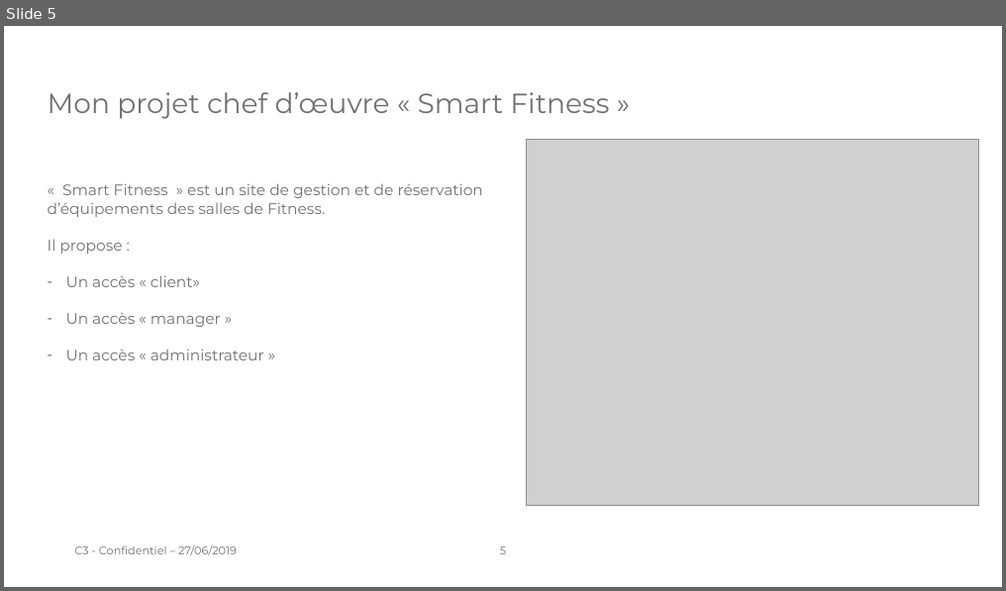
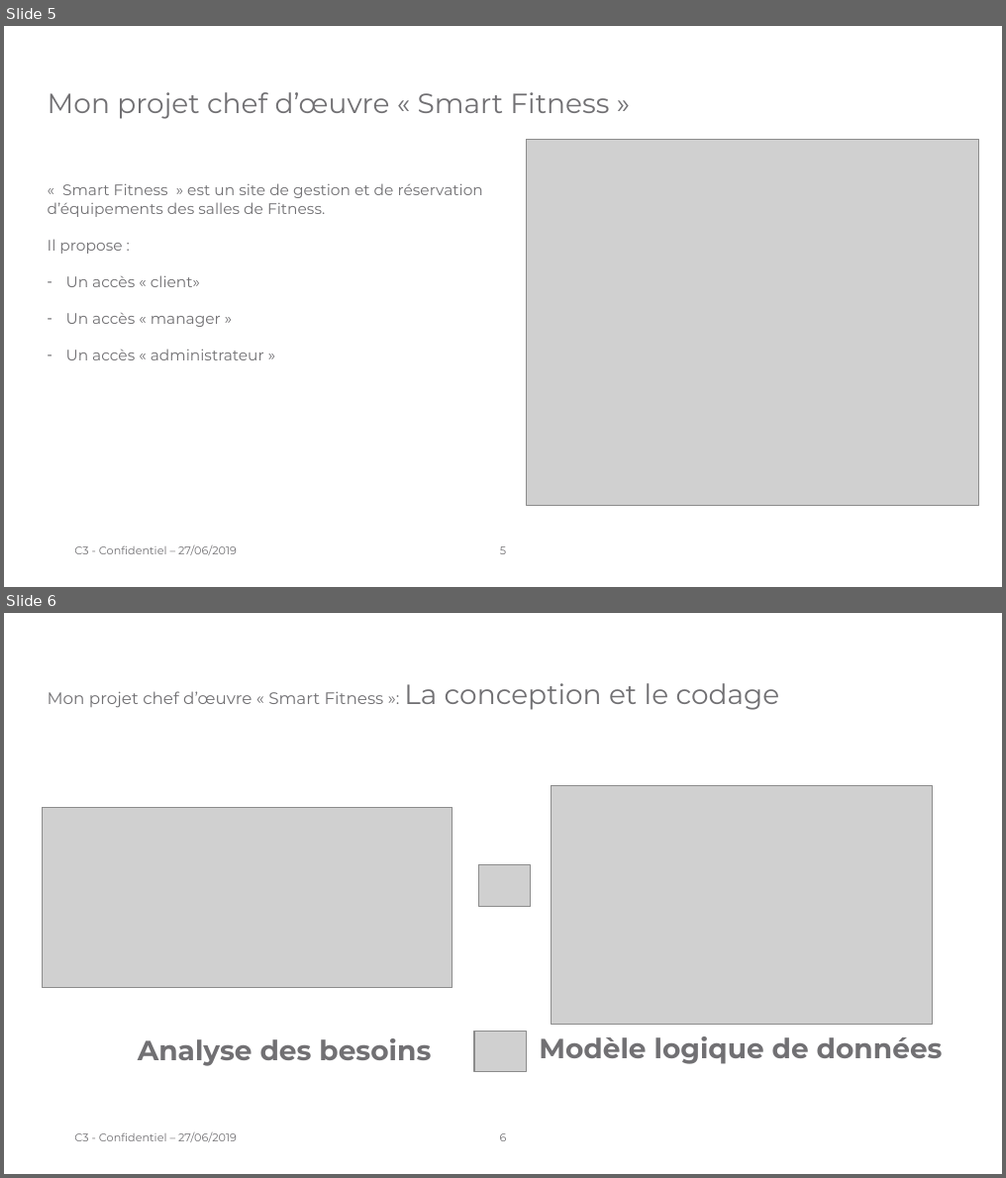
Before and after one commit to laurentpicardLP2/smartFitness, a slide deck: docs/oral/backup/Présentation orale - Projet chef d'œuvre.pptx. Shown one above the other, each under a label of ours: slide 5 before the commit, slides 5 and 6 after it. The pictures are 1006x591 and 1006x1178 pixels, drawn with LibreOffice and Linux fonts; fonts in the diff are those of the drawing; grey boxes stand for pictures; background and template pictures are left out. Boxes give left, top, right and bottom in pixels: in the first picture for what was removed or moved away, otherwise in the second. Text is boxed around its words. In the diff, an @@ line names an element or a change of style, - is before the commit and + after.

```diff
--- a/docs/oral/backup/Présentation orale - Projet chef d'œuvre.pptx
+++ b/docs/oral/backup/Présentation orale - Projet chef d'œuvre.pptx
@@ slide 6 added at [4,613,1002,1174], background #FFFFFF; not listed: 2 template elements that a slide beside it also shows @@
@@ title added at [48,683,780,710], 12 pt, text #717073 @@
+Mon projet chef d’œuvre « Smart Fitness »: La conception et le codage
@@ picture added at [550,785,932,1024] @@
@@ picture added at [42,808,452,988] @@
@@ picture added at [479,865,531,907] @@
@@ title added at [138,1039,431,1066], 20 pt, text #717073, bold @@
+Analyse des besoins
@@ picture added at [474,1031,526,1073] @@
@@ title added at [539,1037,943,1064], 20 pt, text #717073, bold @@
+Modèle logique de données
```
Also in this commit, not shown: 1 slide changed, 5 other slides added, 2 other files.
